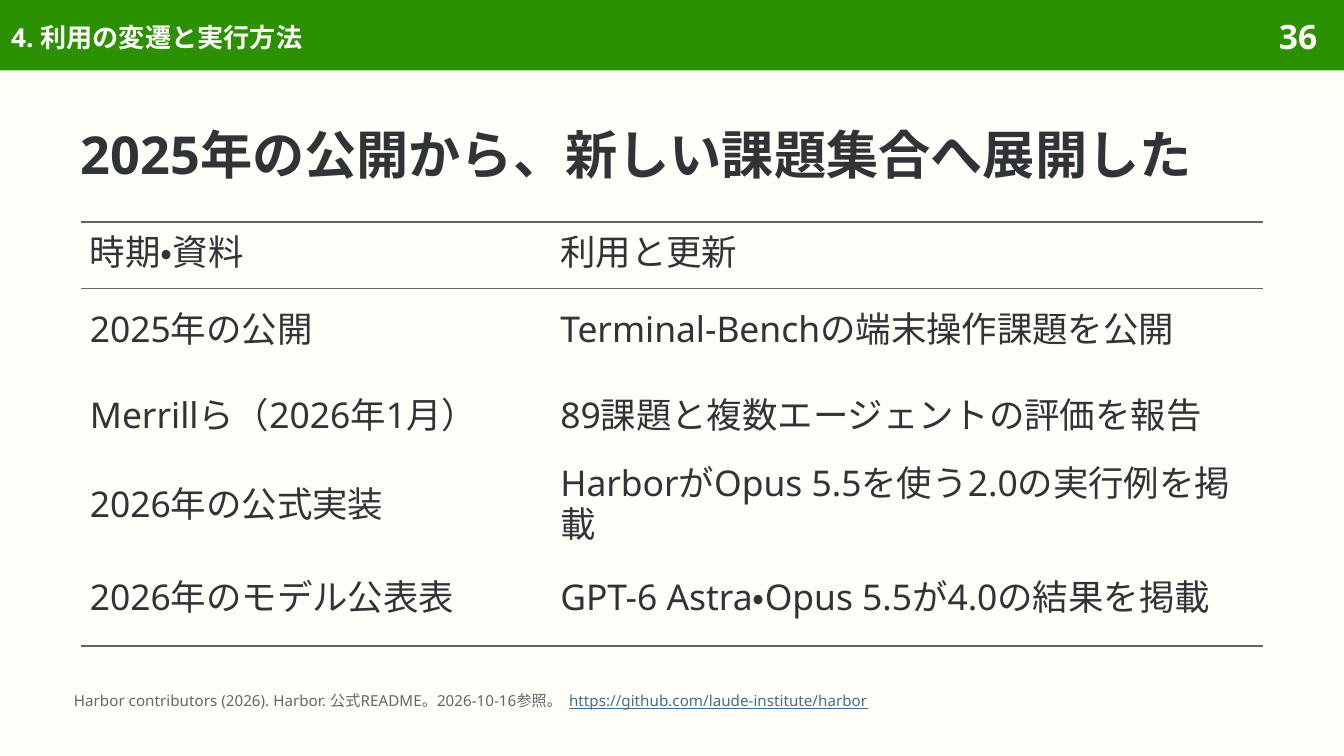
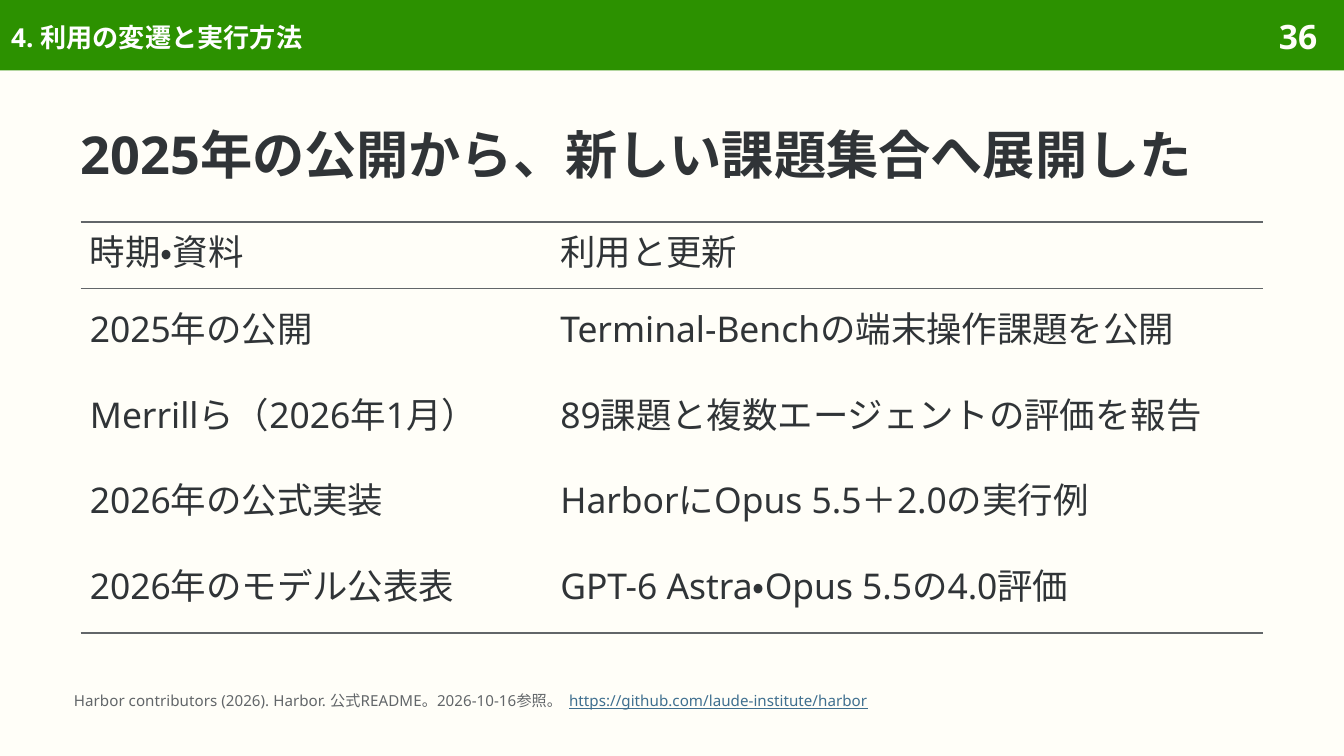
Before and after one commit to sasakiy84/datasets-in-10-minutes, a slide deck: slide 36 of slides/datasets-in-10-minutes-terminal-bench.pptx. Drawn at 1344x756 pixels with LibreOffice and Linux fonts; fonts in the diff are those of the drawing. Boxes give left, top, right and bottom in pixels: in the first picture for what was removed or moved away, otherwise in the second. Text is boxed around its words. In the diff, an @@ line names an element or a change of style, - is before the commit and + after.

```diff
--- a/slides/datasets-in-10-minutes-terminal-bench.pptx
+++ b/slides/datasets-in-10-minutes-terminal-bench.pptx
@@ table at box(81, 222, 1263, 633) @@
-row 4, column 2: HarborがOpus 5.5を使う2.0の実行例を掲載
+row 4, column 2: HarborにOpus 5.5＋2.0の実行例
-row 5, column 2: GPT-6 Astra・Opus 5.5が4.0の結果を掲載
+row 5, column 2: GPT-6 Astra・Opus 5.5の4.0評価
```
Also in this commit, not shown: 5 other slides changed, 8 other files.
